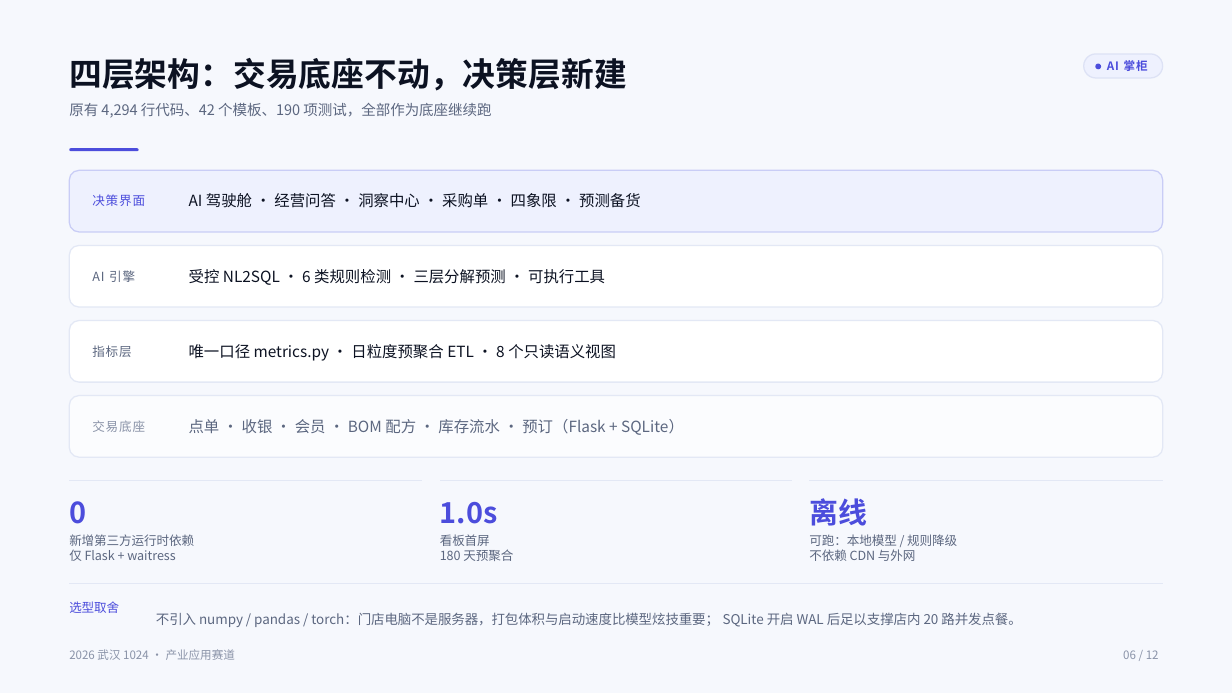
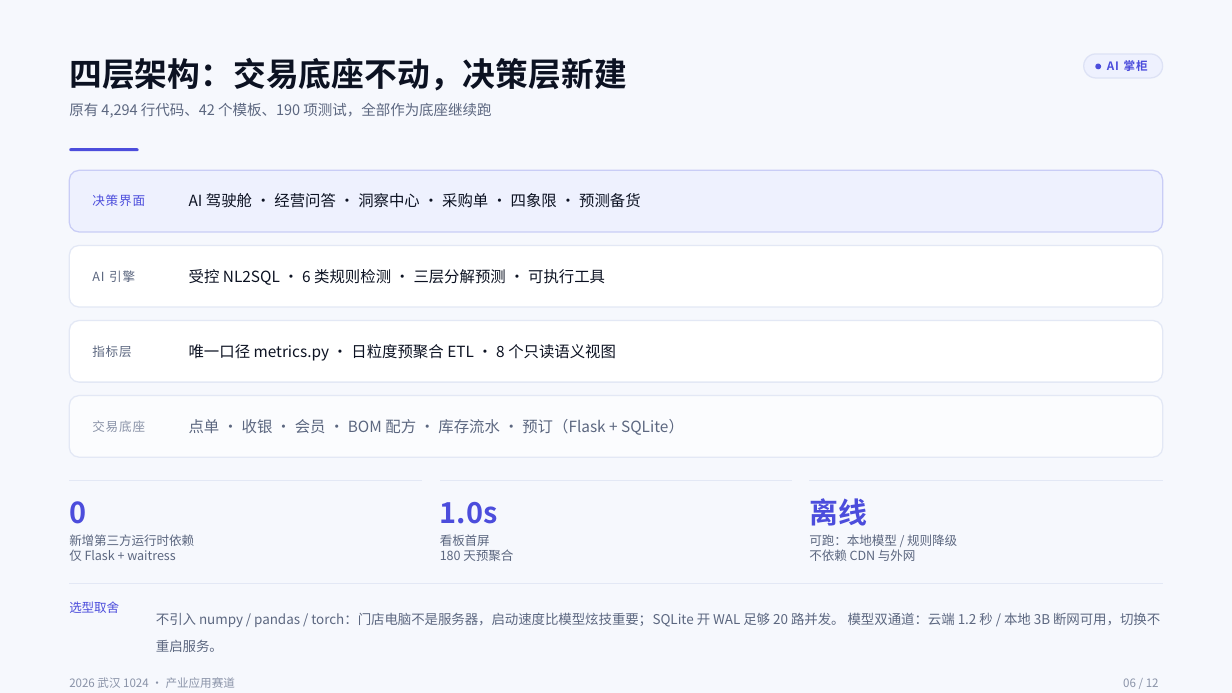
Before and after one commit to wsj20011001/ai-zhanggui, a slide deck: slide 6 of docs/AI掌柜-路演PPT/AI掌柜-路演PPT.pptx. Drawn at 1232x693 pixels with LibreOffice and Linux fonts; fonts in the diff are those of the drawing. Boxes give left, top, right and bottom in pixels: in the first picture for what was removed or moved away, otherwise in the second. Text is boxed around its words. In the diff, an @@ line names an element or a change of style, - is before the commit and + after.

Commit message:
ppt: 第8页数字按当前库修正、第3页补链路条、第6页补双通道；docs: 清单确认不录视频

```diff
--- a/docs/AI掌柜-路演PPT/AI掌柜-路演PPT.pptx
+++ b/docs/AI掌柜-路演PPT/AI掌柜-路演PPT.pptx
@@ freeform shape: place and size @@
-freeform shape at (69,583,1163,628)
+freeform shape at (69,583,1163,656)
@@ text at (156,612,1160,652): text changed @@
-不引入 numpy / pandas / torch：门店电脑不是服务器，打包体积与启动速度比模型炫技重要； SQLite 开启 WAL 后足以支撑店内 20 路并发点餐。
+不引入 numpy / pandas / torch：门店电脑不是服务器，启动速度比模型炫技重要；SQLite 开 WAL 足够 20 路并发。 模型双通道：云端 1.2 秒 / 本地 3B 断网可用，切换不重启服务。
@@ text "2026 武汉 1024 · 产业应用赛道": place and size @@
-text "2026 武汉 1024 · 产业应用赛道" at (69,649,235,660)
+text "2026 武汉 1024 · 产业应用赛道" at (69,677,235,688)
@@ text "06 / 12": place and size @@
-text "06 / 12" at (1123,650,1159,659)
+text "06 / 12" at (1123,678,1159,687)
```
Also in this commit, not shown: 2 other slides changed, 4 other files.
